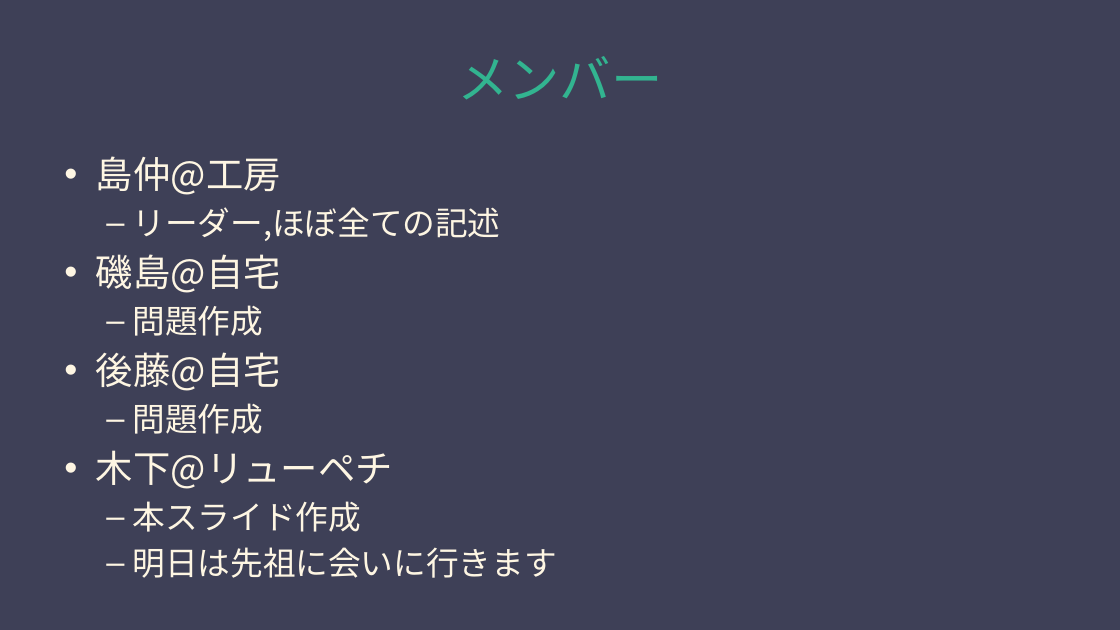
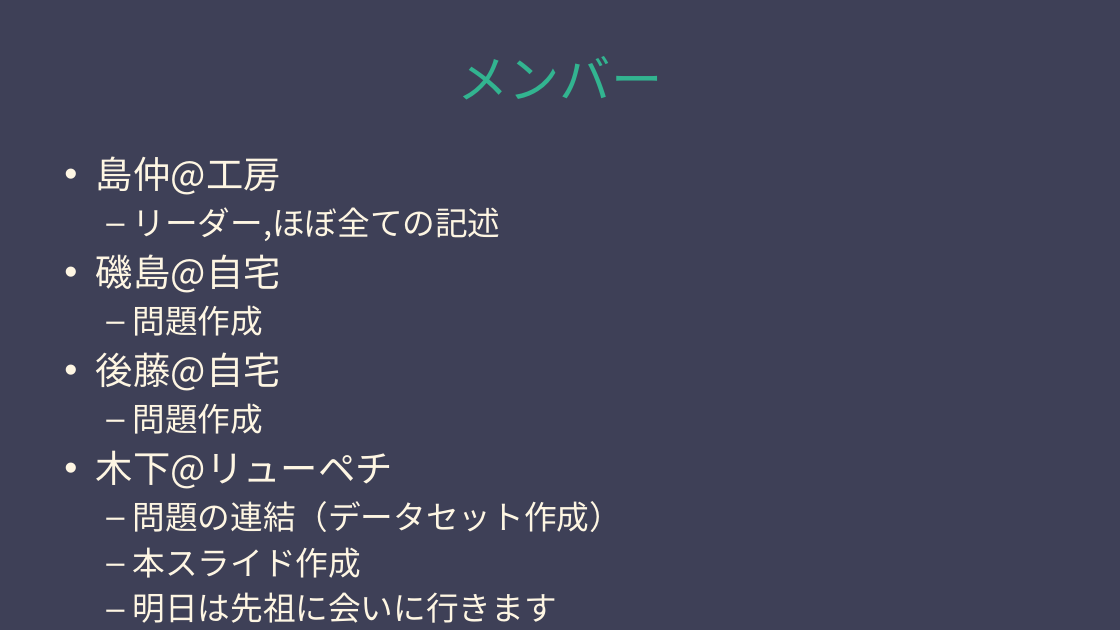
Before and after one commit to swkoubou/Hackathon-TeamB, a slide deck: slide 3 of TeamBスライド.pptx. Drawn at 1120x630 pixels with LibreOffice and Linux fonts; fonts in the diff are those of the drawing. Boxes give left, top, right and bottom in pixels: in the first picture for what was removed or moved away, otherwise in the second. Text is boxed around its words. In the diff, an @@ line names an element or a change of style, - is before the commit and + after.

```diff
--- a/TeamBスライド.pptx
+++ b/TeamBスライド.pptx
@@ text at box(133, 501, 622, 532): paragraph added @@
+  – 問題の連結（データセット作成）
```
Also in this commit, not shown: 6 other slides changed, 7 slides added.
